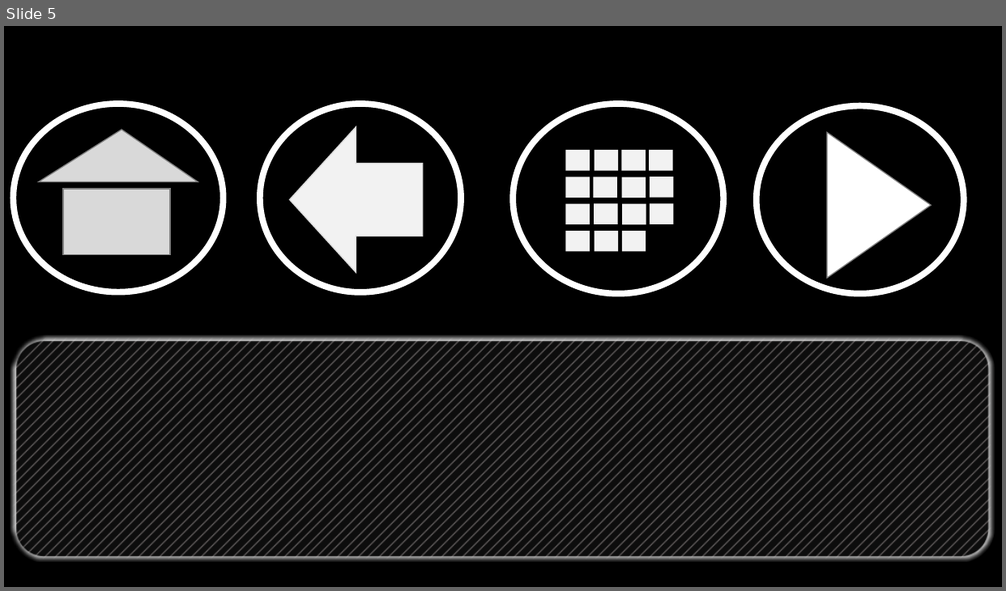
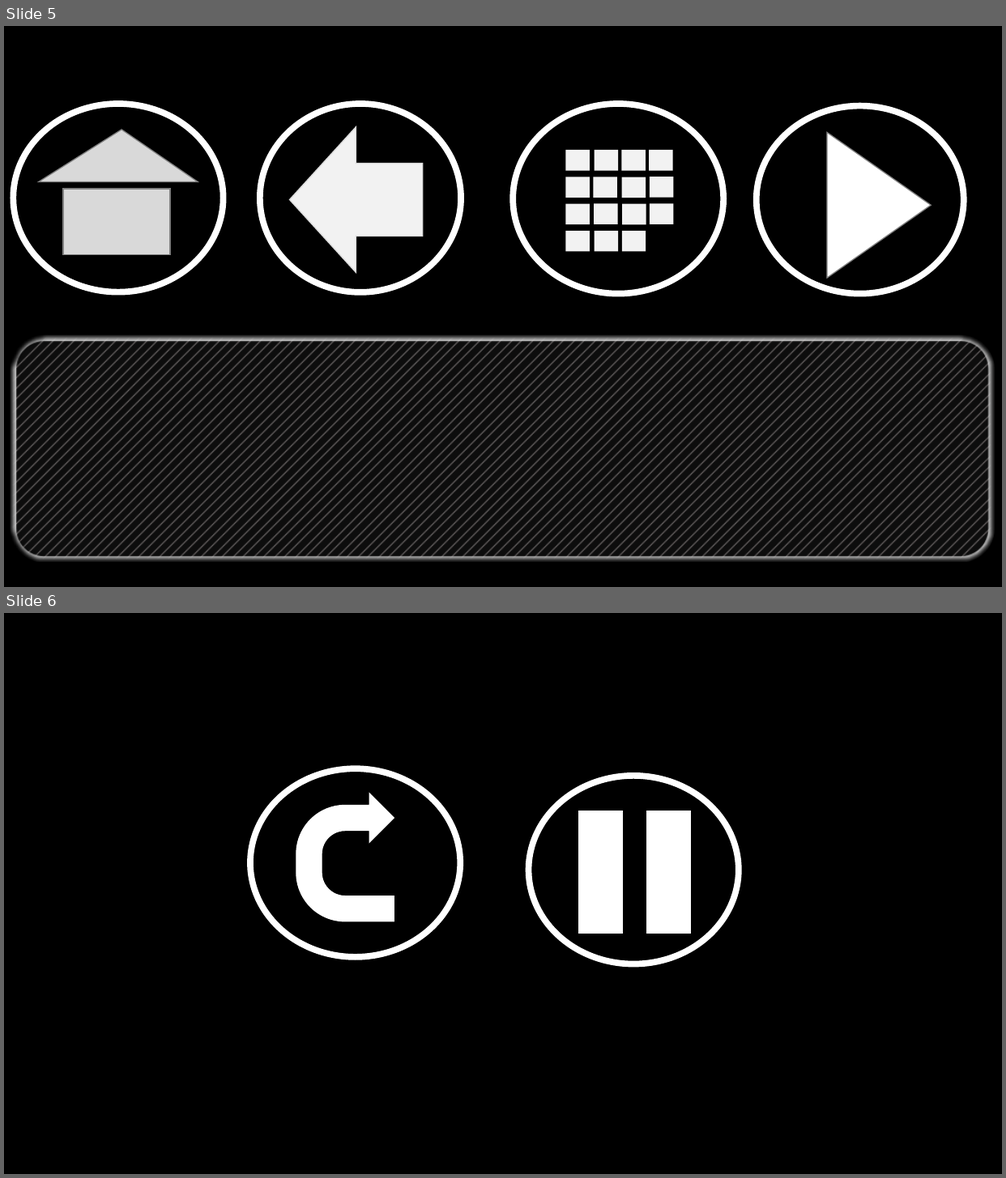
Before and after one commit to andie23/_Puzzled, a slide deck: docs/designs/menu.pptx. Shown one above the other, each under a label of ours: slide 5 before the commit, slides 5 and 6 after it. The pictures are 1006x591 and 1006x1178 pixels, drawn with LibreOffice and Linux fonts; fonts in the diff are those of the drawing. Boxes give left, top, right and bottom in pixels: in the first picture for what was removed or moved away, otherwise in the second. Text is boxed around its words. In the diff, an @@ line names an element or a change of style, - is before the commit and + after.

```diff
--- a/docs/designs/menu.pptx
+++ b/docs/designs/menu.pptx
@@ slide 6 added at (4, 613, 1002, 1174), background #000000 @@
@@ ellipse added at (250, 769, 461, 957), outline #FFFFFF 6 pt @@
@@ ellipse added at (529, 776, 739, 964), outline #FFFFFF 6 pt @@
@@ uturn arrow added at (296, 794, 394, 922), fill #FFFFFF, outline #FFFFFF 1 pt @@
@@ rectangle added at (579, 811, 622, 934), fill #FFFFFF, outline #FFFFFF 1 pt @@
@@ rectangle added at (647, 811, 691, 934), fill #FFFFFF, outline #FFFFFF 1 pt @@
```
Also in this commit, not shown: 8 other files.
